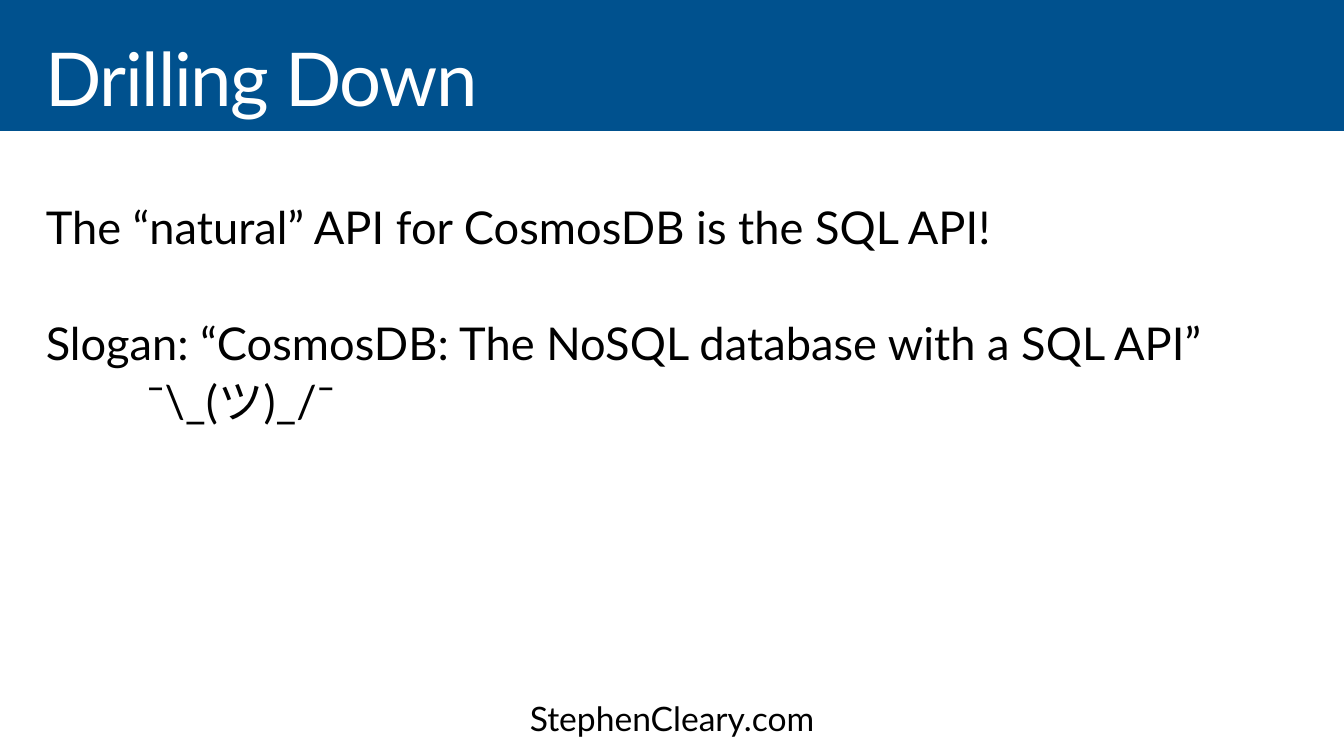
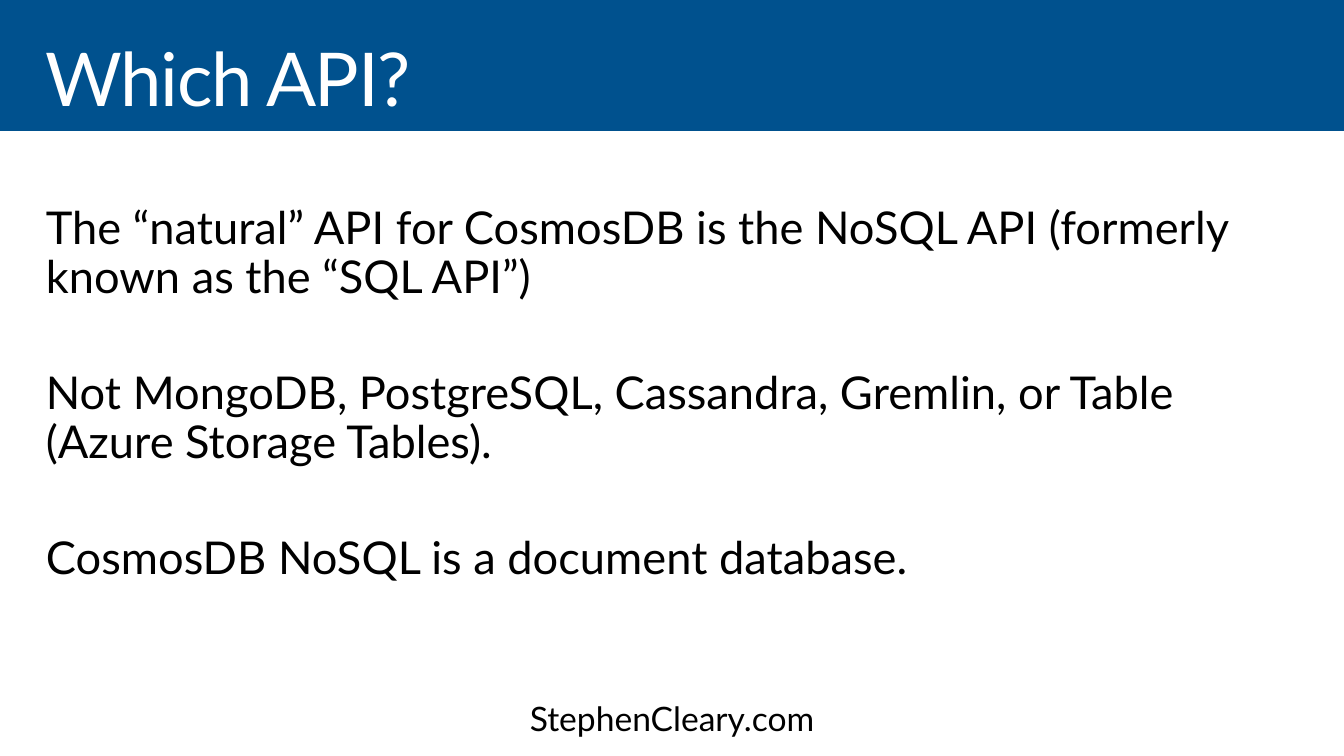
Before and after one commit to StephenCleary/Presentations, a slide deck: slide 10 of CosmosDB/CosmosDB - 16.9.pptx (slide 9 before the commit). Drawn at 1344x756 pixels with LibreOffice and Linux fonts; fonts in the diff are those of the drawing. Boxes give left, top, right and bottom in pixels: in the first picture for what was removed or moved away, otherwise in the second. Text is boxed around its words. In the diff, an @@ line names an element or a change of style, - is before the commit and + after.

```diff
--- a/CosmosDB/CosmosDB - 16.9.pptx
+++ b/CosmosDB/CosmosDB - 16.9.pptx
@@ title at (46,51,410,107): text changed @@
-Drilling Down
+Which API?
@@ text at (46,209,1229,581): text changed @@
-The “natural” API for CosmosDB is the SQL API!
-Slogan: “CosmosDB: The NoSQL database with a SQL API”
-¯\_(ツ)_/¯
+The “natural” API for CosmosDB is the NoSQL API (formerly known as the “SQL API”)
+Not MongoDB, PostgreSQL, Cassandra, Gremlin, or Table (Azure Storage Tables).
+CosmosDB NoSQL is a document database.
```
Also in this commit, not shown: 23 other slides changed, 3 slides added, 5 other files.
